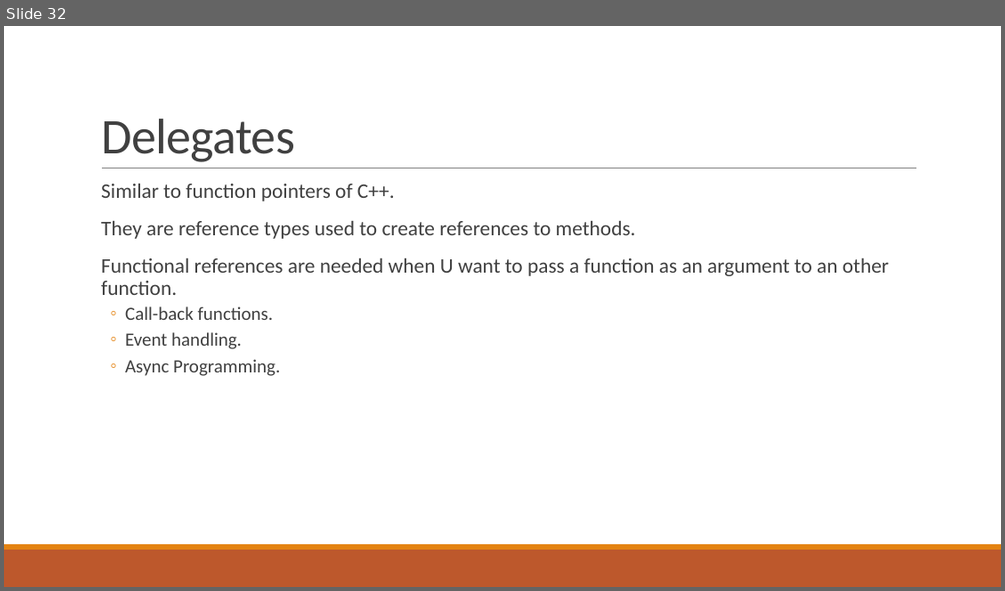
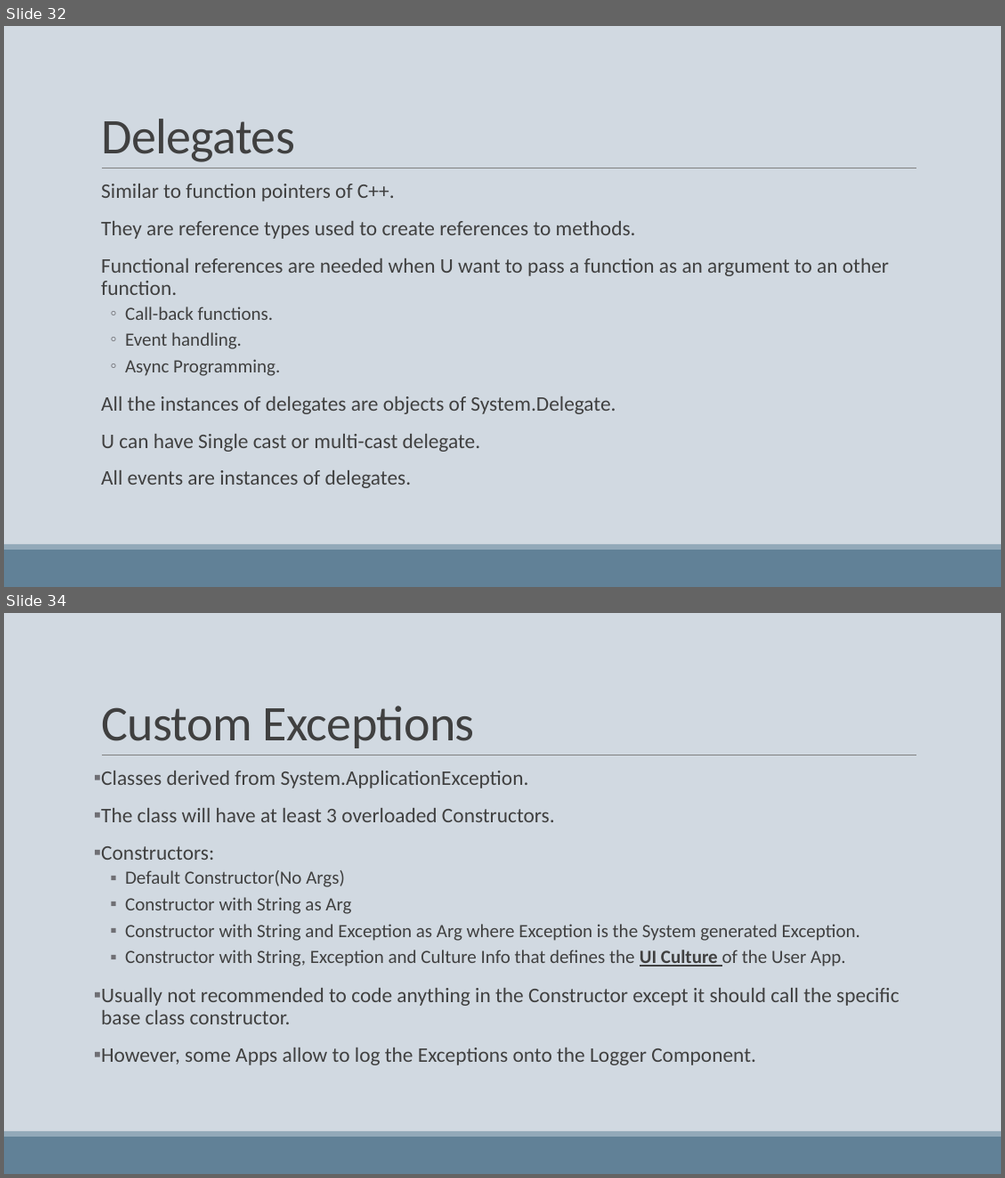
Before and after one commit to phani-rajbn/Nichi-In, a slide deck: MS-net.pptx. Shown one above the other, each under a label of ours: slide 32 before the commit, slides 32 and 34 after it; the slides between them are not shown. The pictures are 1005x591 and 1005x1178 pixels, drawn with LibreOffice and Linux fonts; fonts in the diff are those of the drawing. Boxes give left, top, right and bottom in pixels: in the first picture for what was removed or moved away, otherwise in the second. Text is boxed around its words. In the diff, an @@ line names an element or a change of style, - is before the commit and + after.

```diff
--- a/MS-net.pptx
+++ b/MS-net.pptx
@@ slide 34 added at box(4, 613, 1001, 1174), background #D1D9E1; not listed: 3 template elements that a slide beside it also shows @@
@@ title added at box(101, 706, 475, 748), 48 pt, text #404040 @@
+Custom Exceptions
@@ text added at box(101, 771, 898, 1065), 20 pt, text #404040 @@
+▪ Classes derived from System.ApplicationException.
+▪ The class will have at least 3 overloaded Constructors.
+▪ Constructors:
+  ▪ Default Constructor(No Args)
+  ▪ Constructor with String as Arg
+  ▪ Constructor with String and Exception as Arg where Exception is the System generated Exception.
+  ▪ Constructor with String, Exception and Culture Info that defines the UI Culture of the User App.
+▪ Usually not recommended to code anything in the Constructor except it should call the specific base class constructor.
+▪ However, some Apps allow to log the Exceptions onto the Logger Component.
@@ slide 32 changed as well @@
@@ background #FFFFFF to #D1D9E1 @@
@@ text at box(101, 184, 889, 376): bullet colour #E48312 to #6F6F74 @@
@@ text at box(101, 396, 615, 488): paragraphs added @@
+  All the instances of delegates are objects of System.Delegate.
+  U can have Single cast or multi-cast delegate.
+  All events are instances of delegates.
@@ rectangle at box(4, 549, 1001, 587): fill #BD582C to #618197 @@
@@ rectangle at box(4, 544, 1001, 549): fill #E48312 to #92A9B9 @@
```
Also in this commit, not shown: 31 other slides changed, 4 other slides added.
